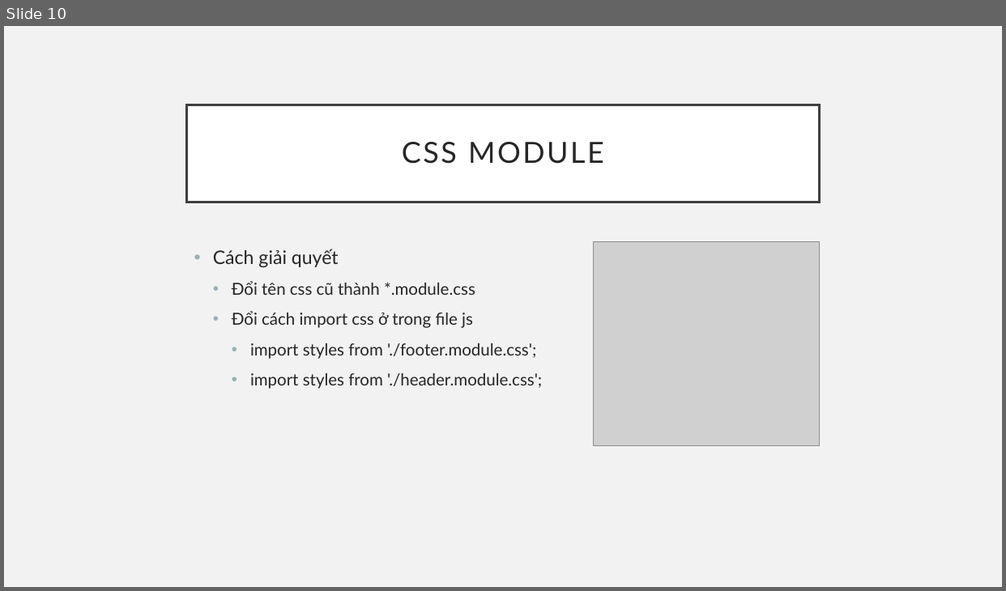
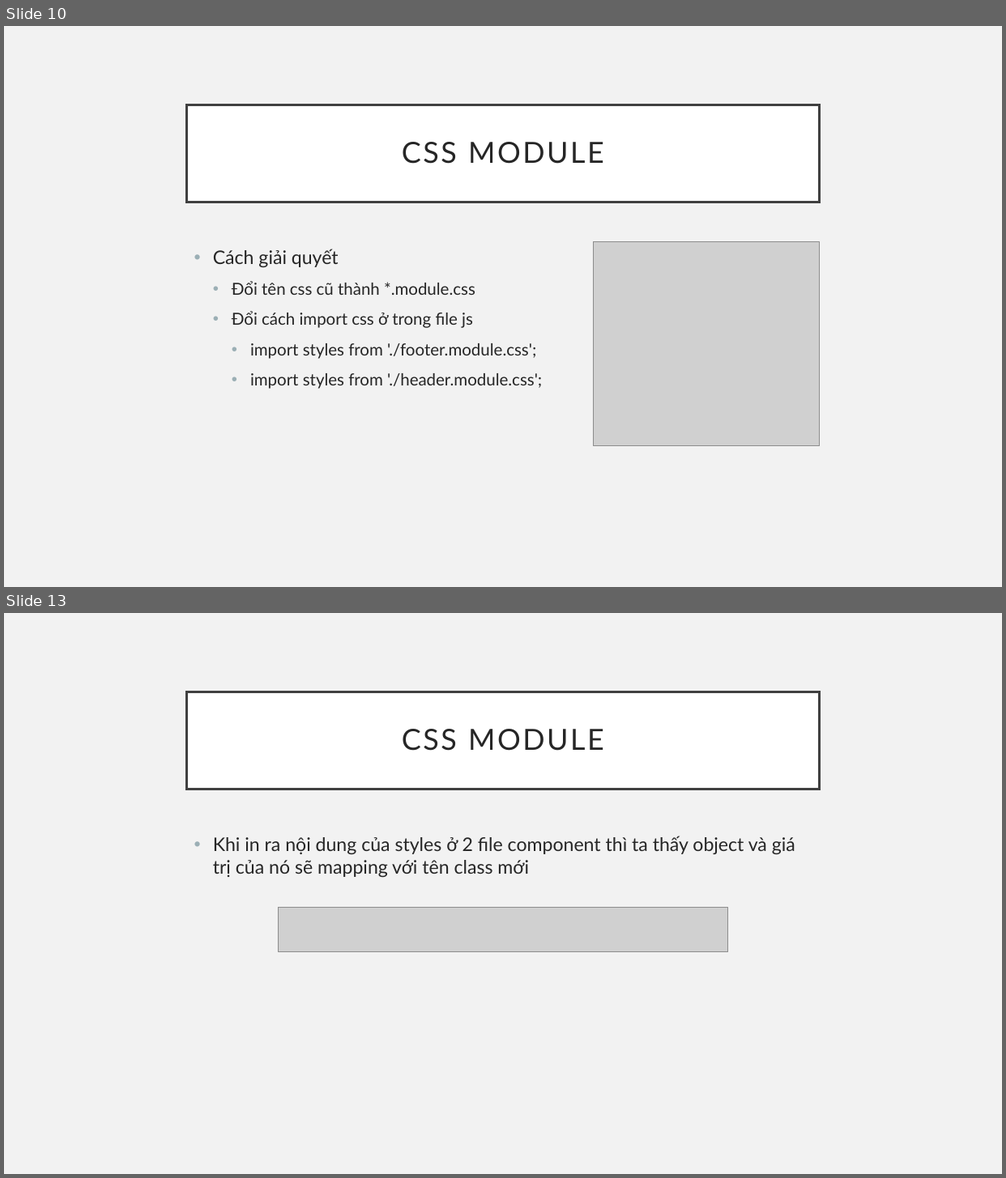
Before and after one commit to sobbingwind/React, a slide deck: 27_Use CSS.pptx. Shown one above the other, each under a label of ours: slide 10 before the commit, slides 10 and 13 after it; the slides between them are not shown. The pictures are 1006x591 and 1006x1178 pixels, drawn with LibreOffice and Linux fonts; fonts in the diff are those of the drawing; grey boxes stand for pictures. Boxes give left, top, right and bottom in pixels: in the first picture for what was removed or moved away, otherwise in the second. Text is boxed around its words. In the diff, an @@ line names an element or a change of style, - is before the commit and + after.

```diff
--- a/27_Use CSS.pptx
+++ b/27_Use CSS.pptx
@@ slide 13 added at (4, 613, 1002, 1174), background #F2F2F2 @@
@@ title added at (187, 692, 819, 789), fill #FFFFFF, outline #404040 2.5 pt, 28 pt, text #262626 @@
+CSS MODULE
@@ text added at (213, 836, 795, 878), 18 pt, text #262626 @@
+• Khi in ra nội dung của styles ở 2 file component thì ta thấy object và giá trị của nó sẽ mapping với tên class mới
@@ picture added at (279, 907, 728, 952) @@
```
Also in this commit, not shown: 6 other slides added, 1 slide removed.
